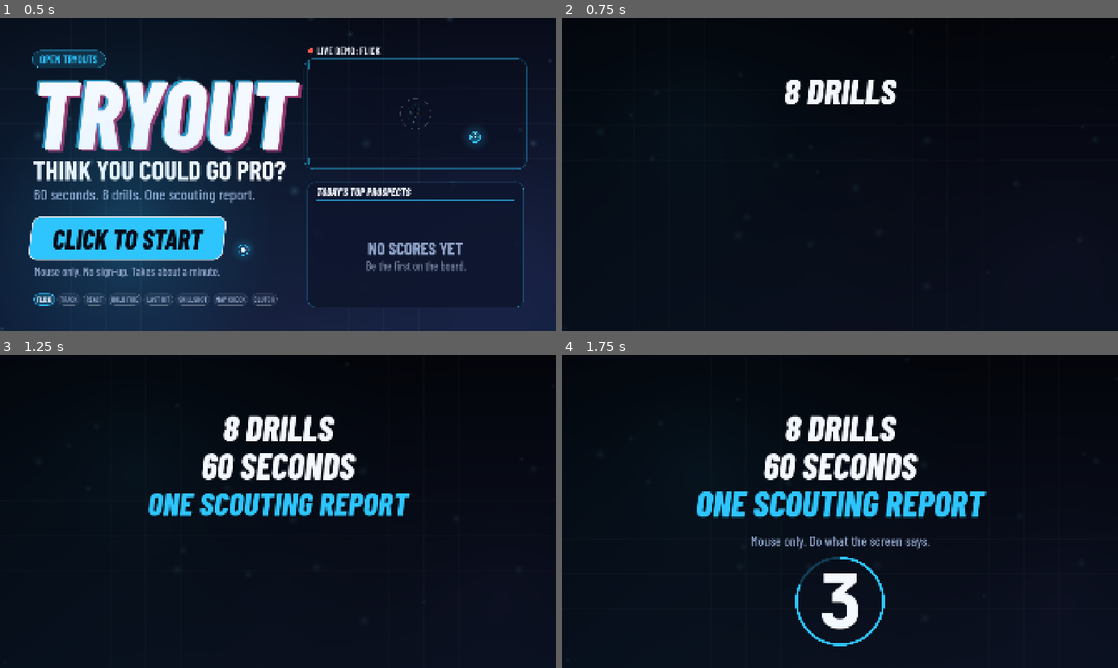
Above: before the commit, frames 1-4 (two rows, left to right).
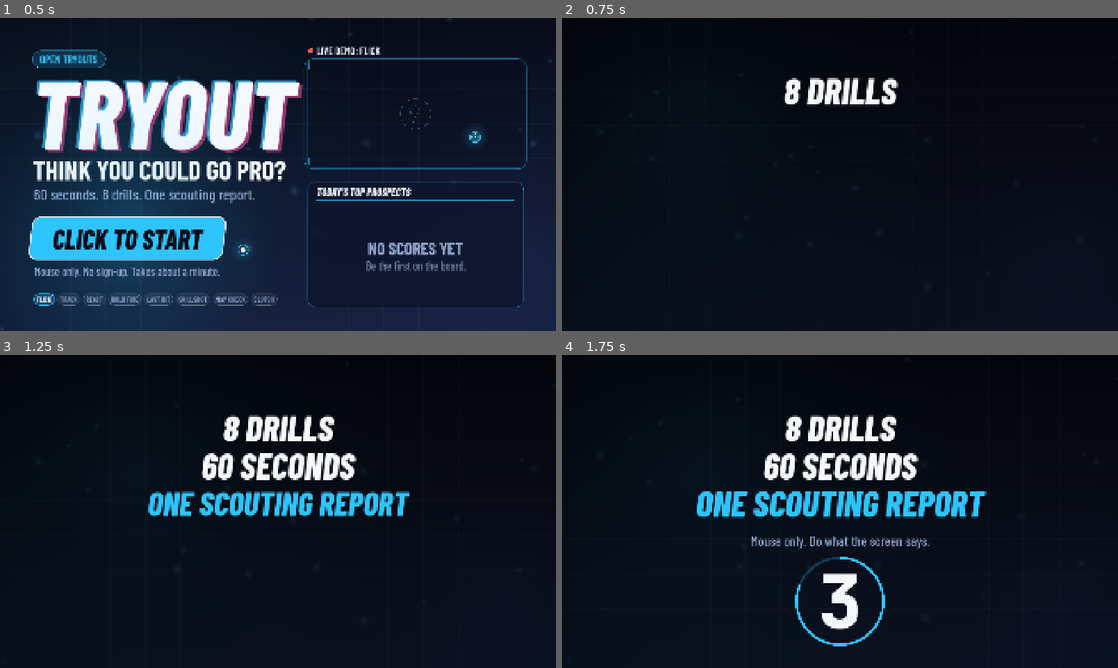
Above: after the commit, the same moments.

Repository: osakr6604-create/tryout
Game: Godot game, scene res://app/main.tscn
The game is run twice, just before and just after one commit, with the same random seed, the same clock (stepped at 60 frames per second) and the same inputs.
Inputs (mouse positions are in pixels of both pictures, inside the frame that each line leads up to):
- Up to frame 1 (0.5 s): no input
- Up to frame 2 (0.75 s): tap Enter at 0.5, 0.6 s; move the mouse to (962, 158) at 0.52 s; click (962, 158) at 0.67 s
- Up to frame 3 (1.25 s): tap Space at 0.77 s
- Up to frame 4 (1.75 s): drag from (728, 527) to (812, 574) at 1.27 s

Frame 1 is identical in both runs. In frame 2, 0.4% of the frame differs, in the area x 39-61%, y 19-29%; in frame 3, 0.8%, in the area x 26-74%, y 43-52%; in frame 4, 0.1%.

Commit message:
Animate text by scaling so font memory stays flat; demo player can send real mouse events; rendered soak mode

Diff:
--- a/app/main.gd
+++ b/app/main.gd
@@ -37,6 +37,7 @@
 
 # Launch flags used by the tests, the soak run and the capture tools.
 var _autoplay: bool = false
+var _through_input: bool = false    ## the demo player sends real mouse events instead of calling the drill
 var _skill: float = 0.75
 var _forced_seed: int = -1
 var _shot_dir: String = ""
@@ -47,6 +48,7 @@
 var _quit_after_runs: int = -1
 var _clock: float = 0.0
 var _open_menu_at: float = -1.0
+var _click_sent: bool = false
 var _window_placed: bool = false
 var _soak_log: bool = false
 var _attract_hold: float = 1.2
@@ -66,7 +68,8 @@
 
 func _ready() -> void:
 	randomize()
-	_autoplay = Config.has_flag("autoplay")
+	_through_input = Config.has_flag("autoplay-input")
+	_autoplay = Config.has_flag("autoplay") or _through_input
 	_skill = Config.flag_float("skill", 0.75)
 	_forced_seed = Config.flag_int("seed", -1)
 	_shot_dir = Config.flag("shots")
@@ -242,7 +245,12 @@
 		match state:
 			State.ATTRACT:
 				if _autoplay and state_t > _attract_hold:
-					_start_run()
+					if _through_input:
+						if not _click_sent:
+							_click_sent = true
+							_send_click(Attract.START_RECT.get_center())
+					else:
+						_start_run()
 			State.BRIEFING:
 				if card.finished():
 					_next_drill()
@@ -258,7 +266,10 @@
 				if _autoplay:
 					_autoplay_tag(delta)
 			State.REPORT:
-				if report.expired() or (_autoplay and state_t > _report_hold):
+				if _through_input and state_t > _report_hold and not _click_sent and not _last_run():
+					_click_sent = true
+					_send_click(Report.NEXT_RECT.get_center())
+				elif report.expired() or (_autoplay and state_t > _report_hold and (not _through_input or _last_run())):
 					_leave_report()
 
 		# A player who walks away mid-run must not block the booth.
@@ -271,7 +282,34 @@
 func _set_state(next: State) -> void:
 	state = next
 	state_t = 0.0
+	_click_sent = false
 	_log_event({"state": STATE_NAMES[next]})
+
+
+func _last_run() -> bool:
+	return _quit_after_runs > 0 and runs_finished >= _quit_after_runs
+
+
+## A real mouse move, sent through the engine's input system. The position is
+## given in the game's 1920 x 1080 frame and converted to window pixels, the
+## same units the operating system reports.
+func _send_motion(pos: Vector2) -> void:
+	var event := InputEventMouseMotion.new()
+	event.position = get_viewport().get_final_transform() * pos
+	event.global_position = event.position
+	Input.parse_input_event(event)
+
+
+## A real left click: button down, then up.
+func _send_click(pos: Vector2) -> void:
+	_send_motion(pos)
+	for pressed: bool in [true, false]:
+		var event := InputEventMouseButton.new()
+		event.button_index = MOUSE_BUTTON_LEFT
+		event.pressed = pressed
+		event.position = get_viewport().get_final_transform() * pos
+		event.global_position = event.position
+		Input.parse_input_event(event)
 
 
 ## Writes one line to the event log when a capture asked for one. The video
@@ -289,6 +327,9 @@
 ## With the demo player at the controls, the tag is typed a key at a time the
 ## way a person would, or a numbered one is used when none was given.
 func _autoplay_tag(delta: float) -> void:
+	if _through_input:
+		_autoplay_tag_by_mouse(delta)
+		return
 	if _typed_tag == "":
 		if state_t > 1.4:
 			_on_tag_submitted("BOT%03d" % (randi() % 1000))
@@ -359,6 +400,9 @@
 		# With a fixed seed the demo player repeats exactly, so a take can be re-recorded.
 		var bot_seed := hash([_forced_seed, session.index, "bot"]) if _forced_seed >= 0 else int(randi())
 		bot = DrillBot.create(model, _skill, bot_seed)
+		if _through_input:
+			bot.move_through = _send_motion
+			bot.press_through = _send_click
 	pointer = pointer.clamp(Vector2.ZERO, SCREEN)
 	hud.visible = true
 	hud.running = false
@@ -382,10 +426,12 @@
 
 
 func _tick_play(delta: float) -> void:
-	if bot != null:
+	if bot != null and not _through_input:
 		bot.step(delta)
 		pointer = bot.cursor
 	else:
+		if bot != null:
+			bot.step(delta)    # its moves and clicks arrive below as mouse events
 		model.move(pointer)
 	model.advance(delta)
 	view.handle(model.take_events())
@@ -423,6 +469,7 @@
 	backdrop.set_mood(Look.accent(), 0.3)
 	var place := Board.data.rank_for_score(session.total(), Leaderboard.Scope.TODAY, Board.today())
 	tag_entry.open(session.total(), session.grade(), place)
+	_type_in = 0.0
 	Sfx.music(&"music_attract")
 	_set_state(State.TAG)
 
@@ -442,12 +489,14 @@
 	runs_finished += 1
 	_log_event({"report": tag, "total": session.total(), "grade": session.grade(), "role": session.role(), "place": place})
 	if _soak_log:
-		print("soak run=%d score=%d nodes=%d objects=%d orphans=%d static_mb=%.2f" % [
+		print("soak run=%d score=%d nodes=%d objects=%d orphans=%d static_mb=%.2f texture_mb=%.2f process_mb=%.1f" % [
 			runs_finished, session.total(),
 			int(Performance.get_monitor(Performance.OBJECT_NODE_COUNT)),
 			int(Performance.get_monitor(Performance.OBJECT_COUNT)),
 			int(Performance.get_monitor(Performance.OBJECT_ORPHAN_NODE_COUNT)),
 			Performance.get_monitor(Performance.MEMORY_STATIC) / 1048576.0,
+			Performance.get_monitor(Performance.RENDER_TEXTURE_MEM_USED) / 1048576.0,
+			float(OS.get_static_memory_peak_usage()) / 1048576.0,
 		])
 	_set_state(State.REPORT)
 
@@ -474,6 +523,23 @@
 	model = null
 	if fx != null:
 		fx.clear()
+
+
+## The same, but by clicking the on-screen keys with real mouse events.
+func _autoplay_tag_by_mouse(delta: float) -> void:
+	if state_t < 1.0:
+		return
+	_type_in -= delta
+	if _type_in > 0.0:
+		return
+	_type_in = 0.25
+	var want := _typed_tag if _typed_tag != "" else "MOUSE7"
+	var next := "done" if tag_entry.text.length() >= want.length() else want[tag_entry.text.length()]
+	var rect := tag_entry.key_rect(next)
+	if rect.size.x > 0.0:
+		_send_click(rect.get_center())
+	if next == "done":
+		_type_in = 99.0
 
 
 # ---- input ----
@@ -508,7 +574,7 @@
 		State.ATTRACT:
 			_start_run()
 		State.PLAY:
-			if bot == null and view != null:
+			if (bot == null or _through_input) and view != null:
 				view.pointer_pressed(pos)
 		State.TAG:
 			tag_entry.press(pos)
--- a/bots/drill_bot.gd
+++ b/bots/drill_bot.gd
@@ -14,6 +14,13 @@
 var rng: RandomNumberGenerator
 var cursor: Vector2 = Vector2.ZERO
 var presses: int = 0
+
+## Normally the bot tells the drill directly where the pointer is and when it
+## clicks. Set these two and it hands both to the caller instead, which lets
+## the game turn them into real mouse events and so test the same path a
+## person's mouse takes.
+var move_through: Callable = Callable()
+var press_through: Callable = Callable()
 
 # One planned move: where from, where to, when it starts and when it lands.
 var _from: Vector2 = Vector2.ZERO
@@ -73,7 +80,19 @@
 		&"clutch":
 			_clutch()
 	_motion()
-	model.move(cursor)
+	if move_through.is_valid():
+		move_through.call(cursor)
+	else:
+		model.move(cursor)
+
+
+func _click() -> void:
+	presses += 1
+	if press_through.is_valid():
+		press_through.call(cursor)
+	else:
+		model.move(cursor)
+		model.press(cursor)
 
 
 # ---- how a person moves ----
@@ -134,9 +153,7 @@
 	if k >= 1.0 and model.t >= _press_at:
 		_has_move = false
 		if _press_on_land and _still_worth_clicking():
-			presses += 1
-			model.move(cursor)
-			model.press(cursor)
+			_click()
 
 
 ## The thing the click was meant for may have gone by the time the hand lands.
@@ -197,15 +214,13 @@
 		ReactModel.Phase.WAIT:
 			if _false_start_at > 0.0 and m.phase_t >= _false_start_at:
 				_false_start_at = -1.0
-				presses += 1
-				m.press(cursor)
+				_click()
 		ReactModel.Phase.GO:
 			if _react_at < 0.0:
 				_react_at = reaction()
 			if m.phase_t >= _react_at:
 				_react_at = 99.0
-				presses += 1
-				m.press(cursor)
+				_click()
 
 
 func _holdfire() -> void:
@@ -251,11 +266,9 @@
 	var gold_for := (Tuning.LASTHIT_KILL_ZONE - hp) * float(pick["drain"])
 	if plan["early"] and hp <= Tuning.LASTHIT_KILL_ZONE + 0.1 and hp > Tuning.LASTHIT_KILL_ZONE:
 		plan["early"] = false
-		presses += 1
-		m.press(cursor)
+		_click()
 	elif gold_for >= float(plan["latency"]):
-		presses += 1
-		m.press(cursor)
+		_click()
 		_thresholds.erase(key)
 
 
--- a/drills/react_view.gd
+++ b/drills/react_view.gd
@@ -89,7 +89,7 @@
 			Look.text_c(self, &"display", center + Vector2(0.0, -330.0), "NOW!", 130, Look.HOT)
 		ReactModel.Phase.SHOW:
 			var pop := _pop(time - _shown_at, 0.16)
-			Look.text_shadow_c(self, &"monox", center + Vector2(0.0, -330.0), _message, int(120.0 * pop), _message_color)
+			Look.text_pop_c(self, &"monox", center + Vector2(0.0, -330.0), _message, 120, pop, _message_color, 4.0)
 
 	# The trials so far, as chips along the bottom.
 	var chip := Vector2(250.0, 74.0)
--- a/ui/command_card.gd
+++ b/ui/command_card.gd
@@ -114,7 +114,7 @@
 	Look.text_c(self, &"ui", c + Vector2(0.0, -132.0), _over, 44, Color(Look.DIM, alpha))
 	if mode == Mode.STAMP:
 		var pop := Look.ease_back(clampf(t / 0.2, 0.0, 1.0))
-		Look.text_shadow_c(self, &"display", c + Vector2(0.0, -24.0), _word, int(190.0 * (0.7 + 0.3 * pop)), Color(_color, alpha), 6.0)
+		Look.text_pop_c(self, &"display", c + Vector2(0.0, -24.0), _word, 190, 0.7 + 0.3 * pop, Color(_color, alpha), 6.0)
 		Look.text_c(self, &"head", c + Vector2(-150.0, 112.0), _under, 52, Color(Look.INK, alpha))
 		Look.text(self, &"monox", c + Vector2(Look.measure(&"head", _under, 52).x * 0.5 - 110.0, 132.0), "+%s" % Rating.with_commas(_points), 60, Color(Look.GOLD, alpha))
 	else:
@@ -131,14 +131,13 @@
 			continue
 		var pop := Look.ease_back(clampf((t - at) / 0.2, 0.0, 1.0))
 		var color := Look.INK if i < 2 else Look.accent()
-		Look.text_shadow_c(self, &"display", Vector2(960.0, 250.0 + float(i) * 130.0), lines[i], int(124.0 * (0.75 + 0.25 * pop)), color)
+		Look.text_pop_c(self, &"display", Vector2(960.0, 250.0 + float(i) * 130.0), lines[i], 124, 0.75 + 0.25 * pop, color, 4.0)
 	if t > 0.95:
 		Look.text_c(self, &"body", Vector2(960.0, 640.0), "Mouse only. Do what the screen says.", 48, Look.DIM)
 	var count := _countdown()
 	if count > 0:
 		var start := length - 2.1
 		var phase := fmod(t - start, 0.7) / 0.7
-		var size := int(lerpf(300.0, 210.0, Look.ease_out(phase)))
 		Look.ring(self, Vector2(960.0, 850.0), 150.0, 8.0, Color(Look.accent(), 0.25))
 		Look.arc(self, Vector2(960.0, 850.0), 150.0, 8.0, 1.0 - phase, Look.accent())
-		Look.text_shadow_c(self, &"monox", Vector2(960.0, 850.0), str(count), size, Look.INK)
+		Look.text_pop_c(self, &"monox", Vector2(960.0, 850.0), str(count), 300, lerpf(1.0, 0.7, Look.ease_out(phase)), Look.INK, 4.0)
--- a/ui/fx.gd
+++ b/ui/fx.gd
@@ -136,6 +136,6 @@
 		var k := float(w["life"]) / float(w["max"])
 		var pop := Look.ease_back(minf(1.0, (1.0 - k) * 5.0))
 		var c: Color = w["color"]
-		Look.text_shadow_c(self, w["kind"], w["pos"], w["text"], int(float(w["size"]) * (0.6 + 0.4 * pop)), Color(c, minf(1.0, k * 2.2)))
+		Look.text_pop_c(self, w["kind"], w["pos"], w["text"], int(w["size"]), 0.6 + 0.4 * pop, Color(c, minf(1.0, k * 2.2)), 4.0)
 	if flash > 0.0:
 		draw_rect(Rect2(-200, -200, 2320, 1480), Color(flash_color, flash))
--- a/ui/hud.gd
+++ b/ui/hud.gd
@@ -69,8 +69,11 @@
 
 	# Right: the running score.
 	Look.text_r(self, &"ui", Vector2(1810.0, 60.0), "SCORE", 36, Look.DIM)
-	var size := int(84.0 + 14.0 * _bump)
-	Look.text_r(self, &"monox", Vector2(1810.0, 136.0), Rating.with_commas(int(round(_score_shown))), size, Look.INK.lerp(Look.GOLD, _bump))
+	# The score bumps on a gain by scaling about its right edge.
+	var grow := 1.0 + 0.16 * _bump
+	draw_set_transform(Vector2(1810.0, 136.0), 0.0, Vector2(grow, grow))
+	Look.text_r(self, &"monox", Vector2.ZERO, Rating.with_commas(int(round(_score_shown))), 84, Look.INK.lerp(Look.GOLD, _bump))
+	draw_set_transform(Vector2.ZERO, 0.0, Vector2.ONE)
 
 	# Under the play area: the rule in one line, and a live readout.
 	Look.text(self, &"body", Vector2(112.0, 1046.0), hint, 42, Look.DIM)
--- a/ui/look.gd
+++ b/ui/look.gd
@@ -81,6 +81,18 @@
 	text_c(ci, kind, center, s, size, color)
 
 
+## Centred text that pops or pulses. The font is always rasterised at
+## [param size]; [param scale] stretches the drawing instead. Changing the font
+## size every frame would make the engine build and keep a new set of glyphs
+## for each size, and that memory is never given back.
+static func text_pop_c(ci: CanvasItem, kind: StringName, center: Vector2, s: String, size: int, scale: float, color: Color, shadow: float = 0.0) -> void:
+	ci.draw_set_transform(center, 0.0, Vector2(scale, scale))
+	if shadow > 0.0:
+		text_c(ci, kind, Vector2(shadow, shadow), s, size, Color(0, 0, 0, 0.55 * color.a))
+	text_c(ci, kind, Vector2.ZERO, s, size, color)
+	ci.draw_set_transform(Vector2.ZERO, 0.0, Vector2.ONE)
+
+
 ## Wraps [param s] to [param width] and draws it from the top-left corner down.
 ## Returns the height used.
 static func paragraph(ci: CanvasItem, kind: StringName, top_left: Vector2, width: float, s: String, size: int, color: Color, align: HorizontalAlignment = HORIZONTAL_ALIGNMENT_LEFT) -> float:
--- a/ui/tag_entry.gd
+++ b/ui/tag_entry.gd
@@ -63,6 +63,14 @@
 
 func hover(pos: Vector2) -> void:
 	_hover = pos
+
+
+## Where an on-screen key is: a letter or digit, "back" or "done".
+func key_rect(action: String) -> Rect2:
+	for k in _keys:
+		if str(k["action"]) == action:
+			return k["rect"]
+	return Rect2()
 
 
 func press(pos: Vector2) -> void:
Not shown, changed: tools/soak.sh
